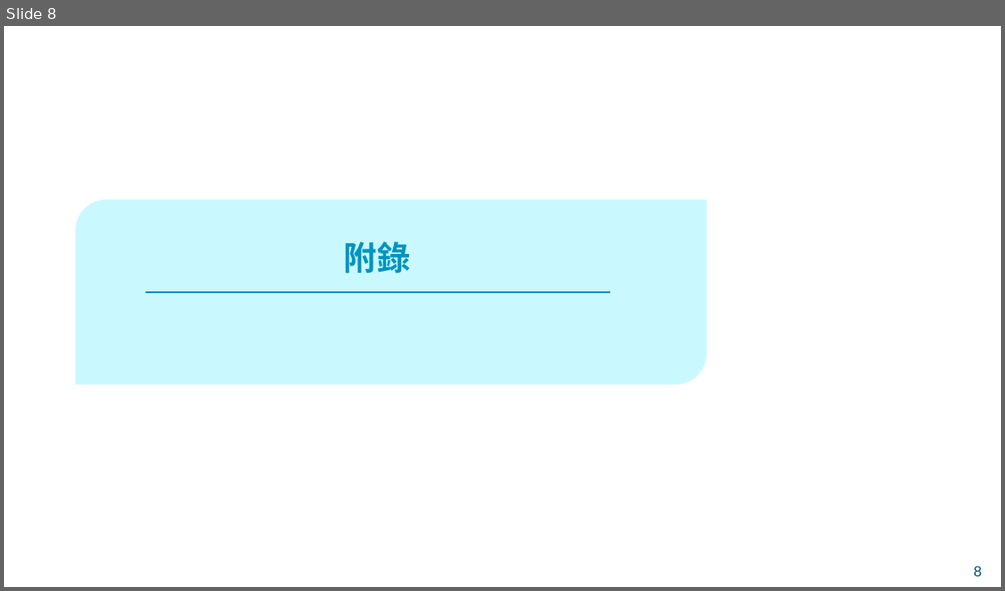
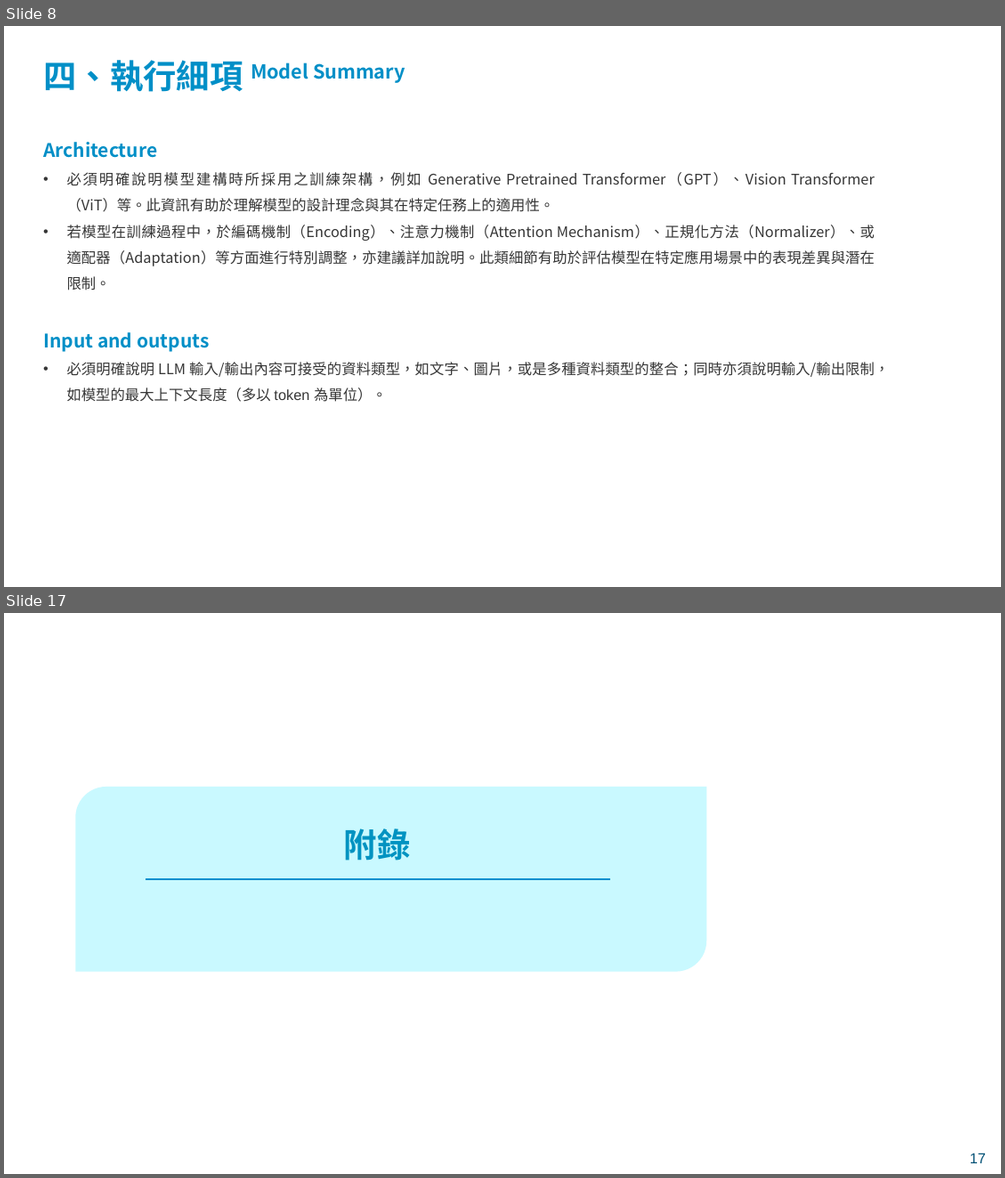
Before and after one commit to xinhuang0716/LLM_Assessment_Fubon, a slide deck: 模型評測機制 - 透明性.pptx. Shown one above the other, each under a label of ours: slide 8 before the commit, slides 8 and 17 after it; the slides between them are not shown. The pictures are 1005x591 and 1005x1178 pixels, drawn with LibreOffice and Linux fonts; fonts in the diff are those of the drawing; background and template pictures are left out. Boxes give left, top, right and bottom in pixels: in the first picture for what was removed or moved away, otherwise in the second. Text is boxed around its words. In the diff, an @@ line names an element or a change of style, - is before the commit and + after.

```diff
--- a/模型評測機制 - 透明性.pptx
+++ b/模型評測機制 - 透明性.pptx
@@ slide 8 added at (4, 26, 1001, 587), background picture (left out) @@
@@ text added at (43, 60, 405, 92), 32 pt, text #008FC7, bold @@
+四、執行細項 Model Summary
@@ text added at (43, 142, 874, 290), 14 pt, text #363636 @@
+Architecture
+• 必須明確說明模型建構時所採用之訓練架構，例如 Generative Pretrained Transformer（GPT）、Vision Transformer（ViT）等。此資訊有助於理解模型的設計理念與其在特定任務上的適用性。
+• 若模型在訓練過程中，於編碼機制（Encoding）、注意力機制（Attention Mechanism）、正規化方法（Normalizer）、或適配器（Adaptation）等方面進行特別調整，亦建議詳加說明。此類細節有助於評估模型在特定應用場景中的表現差異與潛在限制。
@@ text added at (43, 332, 889, 402), 14 pt, text #363636 @@
+Input and outputs
+• 必須明確說明 LLM 輸入/輸出內容可接受的資料類型，如文字、圖片，或是多種資料類型的整合；同時亦須說明輸入/輸出限制，如模型的最大上下文長度（多以 token 為單位）。
@@ what was slide 8 is now slide 17 @@
@@ page number at (970, 1152, 986, 1163): text changed @@
-8
+17
```
Also in this commit, not shown: 5 slides changed, 13 other slides added, 3 slides removed.
